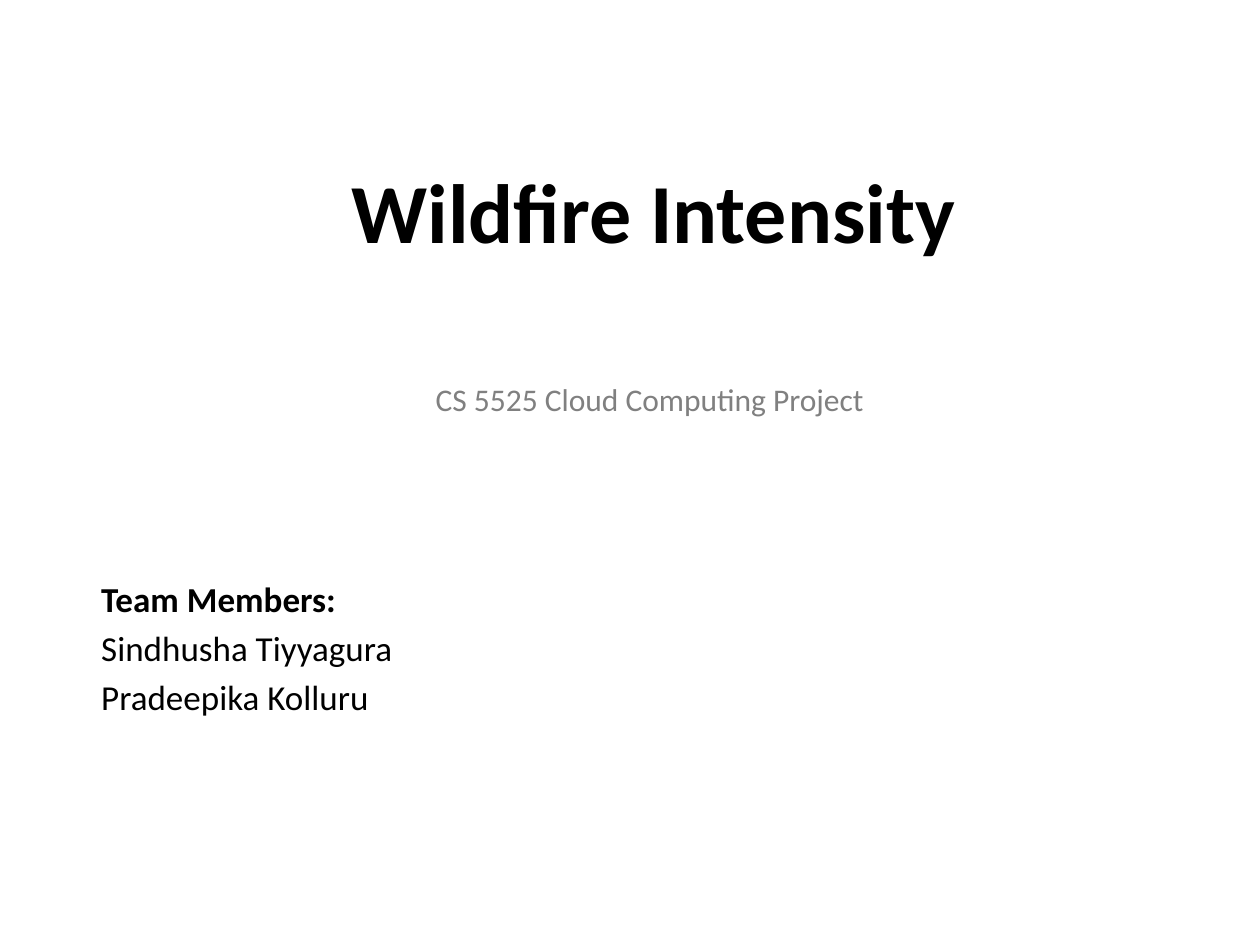
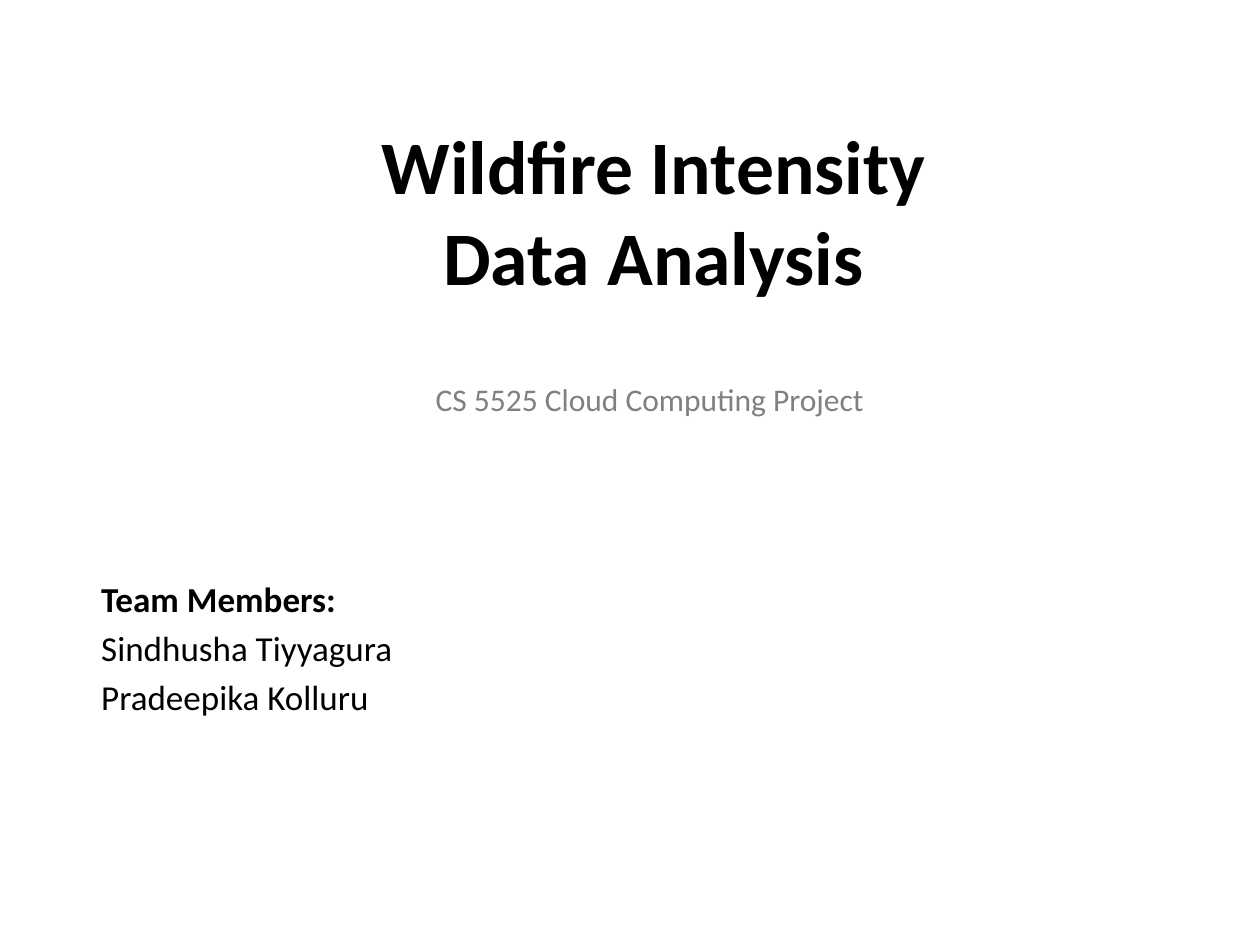
Before and after one commit to sindhusha-t/Predict-WildFires-, a slide deck: slide 1 of Documentation/Wildfire Intensity.pptx. Drawn at 1260x945 pixels with LibreOffice and Linux fonts; fonts in the diff are those of the drawing; background and template pictures are left out. Boxes give left, top, right and bottom in pixels: in the first picture for what was removed or moved away, otherwise in the second. Text is boxed around its words. In the diff, an @@ line names an element or a change of style, - is before the commit and + after.

Commit message:
ii

```diff
--- a/Documentation/Wildfire Intensity.pptx
+++ b/Documentation/Wildfire Intensity.pptx
@@ title at <box>382,141,925,297</box>: text changed; size 48 to 43.2 pt @@
-Wildfire Intensity
+Wildfire Intensity
+Data Analysis
```
Also in this commit, not shown: 4 other slides changed, 3 slides added.
